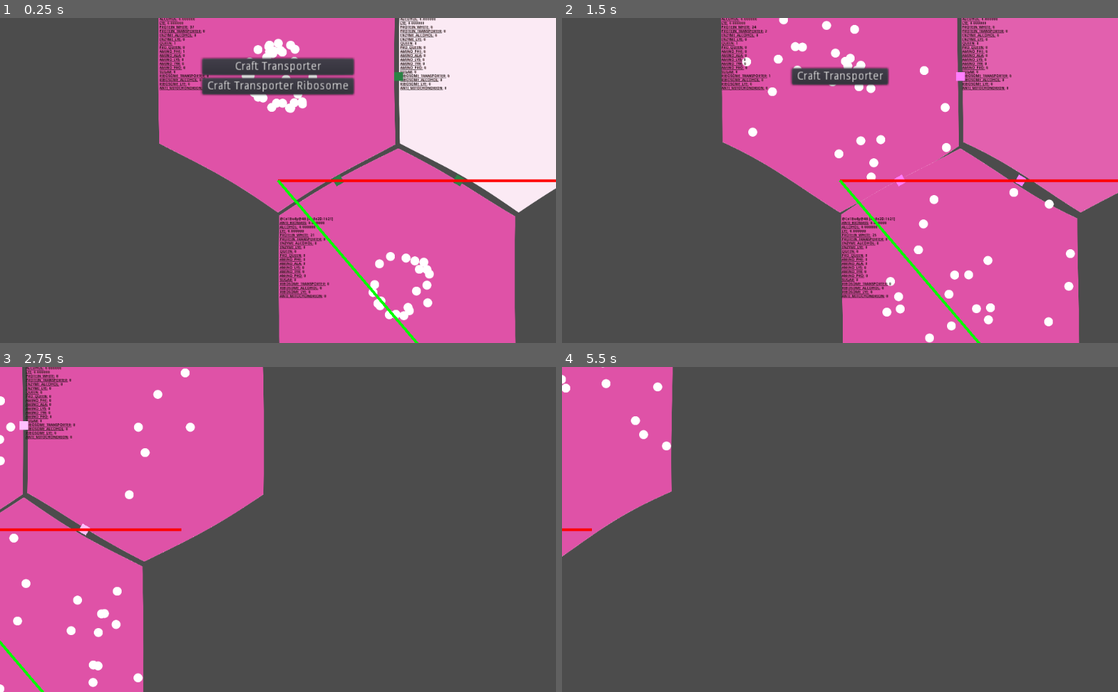
Above: before the commit, frames 1-4 (two rows, left to right).
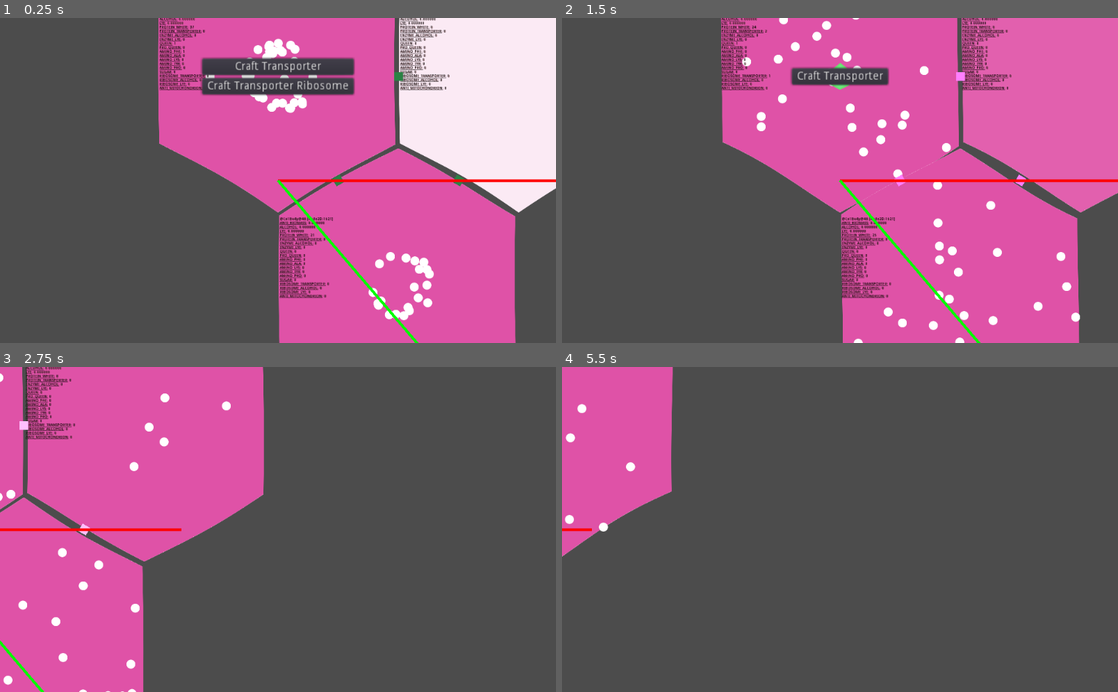
Above: after the commit, the same moments.

Repository: tobyp/hackathon2020
Game: Godot game, scene res://main.tscn
Two runs of this game, one before a commit and one after it. Both use one fixed random seed, a clock stepped at 60 frames per second and the inputs below.
Inputs (mouse positions are in pixels of both pictures, inside the frame that each line leads up to):
- Up to frame 1 (0.25 s): no input
- Up to frame 2 (1.5 s): click "Craft Transporter" at 0.5 s; click "Craft Transporter Ribosome" at 1.25 s
- Up to frame 3 (2.75 s): tap Enter at 2 s; move the mouse to (400, 513) at 2.02 s; hold D from 2.03 s (still down); click (400, 513) at 2.17 s
- Up to frame 4 (5.5 s): release D at 2.75 s; drag from (728, 545) to (812, 594) at 2.77 s; move the mouse to (895, 458) at 3.52 s; hold D 3.53-4.25 s; drag from (812, 594) to (673, 480) at 4.27 s; tap Space at 5 s; move the mouse to (1006, 578) at 5.02 s; hold A from 5.03 s (still down)

The runs differ from the first frame. In frame 1, 0.2% of the frame differs, in the area x 37-77%, y 17-90%; in frame 2, 2.4%, in the area x 33-94%, y 0-100%; in frame 3, 1.5%; in frame 4, 0.4%.

Commit message:
Track particle type and apply respective textures

Diff:
--- a/cells/cell.gd
+++ b/cells/cell.gd
@@ -68,17 +68,13 @@
 		return  # they dead :(
 	var old_count = particle_counts.get(type, 0)
 	var new_count = old_count + count
-	for i in count:
-		var particle = preload("res://cells/particle.tscn").instance()
-		particle.translate(_random_coord_in_cell(particle.collision_radius))
-		particle.velocity = _random_velocity()
-		$Particles.add_child(particle)
+	self._create_particles(type, count)
 	particle_counts[type] = new_count
 	emit_signal("particle_count_changed", type, old_count, new_count)
 
 func remove_particles(type: int, count: int) -> int:
 	var old_count = particle_counts.get(type, 0)
-	count = min(old_count, count)  # don't remove more than we have
+	count = min(old_count, count) as int  # don't remove more than we have
 	var new_count = old_count - count;
 	for c in $Particles.get_children():
 		if c is CellParticle:
@@ -115,6 +111,22 @@
 func _push_particles(type: int, dest: Cell, count: int):
 	count = remove_particles(type, count)
 	dest.add_particles(type, count)
+
+static func _particle_init(particle: CellParticle):
+	match particle.type:
+		Globals.ParticleType.PROTEIN_WHITE:
+			particle.translate(_random_coord_in_cell(particle.collision_radius))
+			particle.velocity = _random_velocity()
+		Globals.ParticleType.RIBOSOME_TRANSPORTER, Globals.ParticleType.RIBOSOME_ALCOHOL, Globals.ParticleType.RIBOSOME_LYE:
+			particle.translate(Vector2.ZERO)
+			particle.velocity = Vector2.ZERO
+
+func _create_particles(type: int, count: int = 1):
+	for i in count:
+		var particle = preload("res://cells/particle.tscn").instance()
+		particle.type = type
+		_particle_init(particle)
+		$Particles.add_child(particle)
 
 ### OVERRIDES
 # Called when the node enters the scene tree for the first time.
--- a/cells/cell_particle.gd
+++ b/cells/cell_particle.gd
@@ -4,6 +4,7 @@
 var velo_abs = 1000;
 var velocity = Vector2(-1000, 0)
 var rng = RandomNumberGenerator.new()
+export var type = Globals.ParticleType.PROTEIN_WHITE setget _set_type, _get_type
 
 onready var collision_shape = get_node("CollisionShape2D").shape as CircleShape2D
 onready var collision_radius = collision_shape.radius setget _set_collision_radius, _get_collision_radius
@@ -25,3 +26,14 @@
 
 func _get_collision_radius():
 	return 20 # collision_shape.radius
+
+func _set_type(type_: int):
+	type = type_
+	match type:
+		Globals.ParticleType.RIBOSOME_TRANSPORTER:
+			get_node("Sprite").texture = load("res://textures/green_ribosome.png")
+		_:
+			get_node("Sprite").texture = load("res://textures/white_prot.png")
+
+func _get_type() -> int:
+	return type
